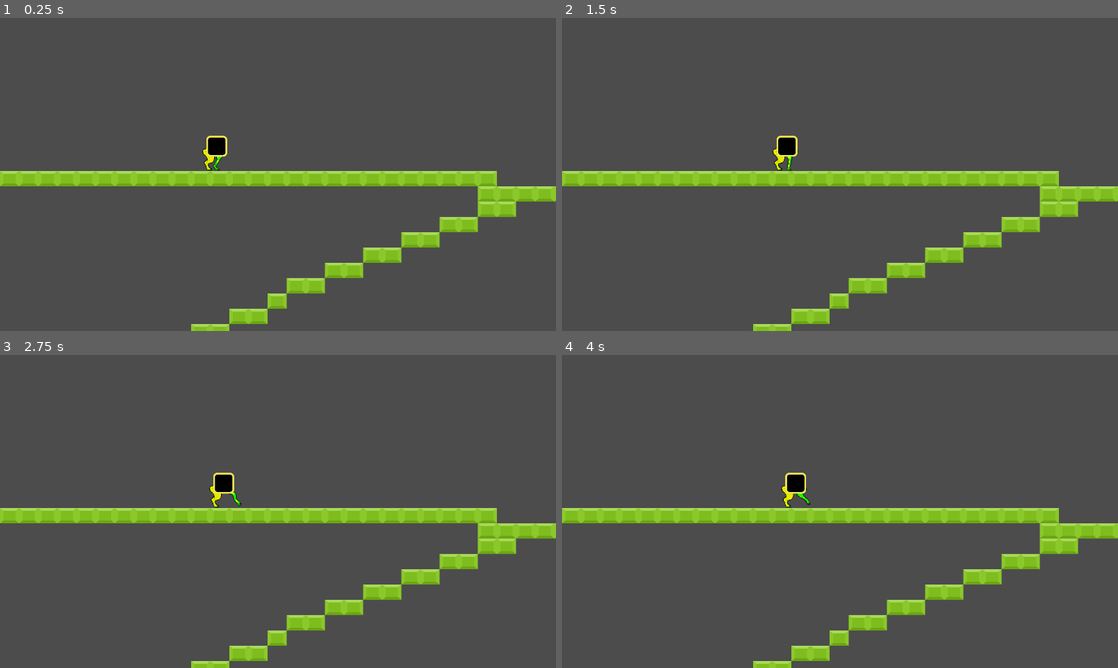
Above: before the commit, frames 1-4 (two rows, left to right).
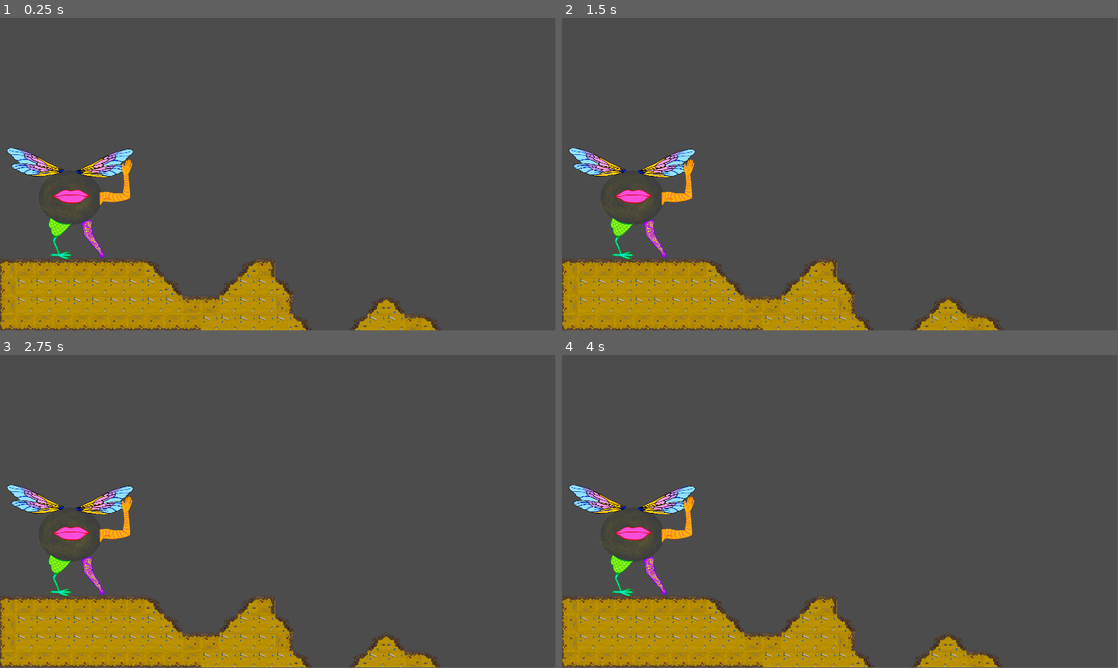
Above: after the commit, the same moments.

Repository: hadiasghari/calledearth-game
Game: Godot game, scene res://Main.tscn
Two runs of this game, one before a commit and one after it. Both use one fixed random seed, a clock stepped at 60 frames per second and the inputs below. Before the commit the project starts from res://levels/LevelTestH0.tscn.
Inputs:
- Up to frame 1 (0.25 s): no input
- Up to frame 2 (1.5 s): tap Enter at 0.5 s; hold Right (walk2_right) from 0.53 s (still down)
- Up to frame 3 (2.75 s): release Right (walk2_right) at 2.03 s; hold Left (walk2_left) from 2.03 s (still down)
- Up to frame 4 (4 s): release Left (walk2_left) at 2.78 s; hold Right (walk2_right) from 2.78 s (still down)
The window is 800x450 before the commit and 799x449 after it. Grey fills any space a smaller window leaves; there, only what the larger window draws over its background counts as a difference.

The runs differ from the first frame. In frame 1, 20% of the frame differs, in the area x 0-100%, y 37-100%; in frame 2, 20%; in frame 3, 20%; in frame 4, 20%.

Commit message:
scaled player & changed default scene

Diff:
--- a/Main.gd
+++ b/Main.gd
@@ -3,7 +3,7 @@
 func _ready():
 	# make sure level numbers are 2 digits ("01", etc.)
 	#var level_num = str(GameState.current_level).pad_zeros(2)
-	var level = "TestH0"
-	var path = 'res://levels/Level%s.tscn' % level_num
+	var level = "TestJ1"
+	var path = 'res://levels/Level%s.tscn' % level
 	var map = load(path).instance()
 	add_child(map)
--- a/levels/LevelTestJ1.tscn
+++ b/levels/LevelTestJ1.tscn
@@ -1,6 +1,7 @@
-[gd_scene load_steps=4 format=2]
+[gd_scene load_steps=5 format=2]
 
 [ext_resource path="res://assets/art/tile_set/tile_set.png" type="Texture" id=1]
+[ext_resource path="res://player/PlayerTestJ1.tscn" type="PackedScene" id=2]
 
 [sub_resource type="StreamTexture" id=1]
 flags = 4
@@ -232,8 +233,13 @@
 15/z_index = 0
 
 [node name="level" type="Node2D"]
+position = Vector2( -15.119, 577.044 )
 
 [node name="TileMap" type="TileMap" parent="."]
+position = Vector2( 1094.02, 190.652 )
 tile_set = SubResource( 2 )
 format = 1
 tile_data = PoolIntArray( -1, 0, 0, -65536, 0, 0, 131055, 1, 0, 131056, 2, 0, 131057, 2, 0, 131058, 2, 0, 131059, 2, 0, …(1005 unchanged characters)…
+
+[node name="player" parent="." instance=ExtResource( 2 )]
+position = Vector2( 258.636, 33.1288 )
--- a/player/PlayerTestJ1.tscn
+++ b/player/PlayerTestJ1.tscn
@@ -34,107 +34,107 @@
 
 [sub_resource type="AtlasTexture" id=4]
 flags = 4
+atlas = ExtResource( 1 )
+region = Rect2( 0, 0, 512, 512 )
+
+[sub_resource type="AtlasTexture" id=5]
+flags = 4
+atlas = ExtResource( 1 )
+region = Rect2( 512, 0, 512, 512 )
+
+[sub_resource type="AtlasTexture" id=6]
+flags = 4
+atlas = ExtResource( 1 )
+region = Rect2( 1024, 0, 512, 512 )
+
+[sub_resource type="AtlasTexture" id=7]
+flags = 4
+atlas = ExtResource( 1 )
+region = Rect2( 1536, 0, 512, 512 )
+
+[sub_resource type="AtlasTexture" id=8]
+flags = 4
+atlas = ExtResource( 1 )
+region = Rect2( 2048, 0, 512, 512 )
+
+[sub_resource type="AtlasTexture" id=9]
+flags = 4
+atlas = ExtResource( 1 )
+region = Rect2( 2560, 0, 512, 512 )
+
+[sub_resource type="AtlasTexture" id=10]
+flags = 4
+atlas = ExtResource( 1 )
+region = Rect2( 3072, 0, 512, 512 )
+
+[sub_resource type="AtlasTexture" id=11]
+flags = 4
+atlas = ExtResource( 1 )
+region = Rect2( 3584, 0, 512, 512 )
+
+[sub_resource type="AtlasTexture" id=12]
+flags = 4
+atlas = ExtResource( 1 )
+region = Rect2( 4096, 0, 512, 512 )
+
+[sub_resource type="AtlasTexture" id=13]
+flags = 4
 atlas = ExtResource( 10 )
 region = Rect2( 0, 0, 512, 512 )
 
-[sub_resource type="AtlasTexture" id=5]
+[sub_resource type="AtlasTexture" id=14]
 flags = 4
 atlas = ExtResource( 10 )
 region = Rect2( 512, 0, 512, 512 )
 
-[sub_resource type="AtlasTexture" id=6]
-flags = 4
-atlas = ExtResource( 1 )
-region = Rect2( 0, 0, 512, 512 )
-
-[sub_resource type="AtlasTexture" id=7]
-flags = 4
-atlas = ExtResource( 1 )
-region = Rect2( 512, 0, 512, 512 )
-
-[sub_resource type="AtlasTexture" id=8]
-flags = 4
-atlas = ExtResource( 1 )
-region = Rect2( 1024, 0, 512, 512 )
-
-[sub_resource type="AtlasTexture" id=9]
-flags = 4
-atlas = ExtResource( 1 )
-region = Rect2( 1536, 0, 512, 512 )
-
-[sub_resource type="AtlasTexture" id=10]
-flags = 4
-atlas = ExtResource( 1 )
+[sub_resource type="SpriteFrames" id=15]
+animations = [ {
+"frames": [ SubResource( 4 ), SubResource( 5 ), SubResource( 6 ), SubResource( 7 ), SubResource( 8 ), SubResource( 9 ), SubResource( 10 ), SubResource( 11 ), SubResource( 12 ) ],
+"loop": true,
+"name": "leg_left_walk",
+"speed": 5.0
+}, {
+"frames": [ SubResource( 13 ), SubResource( 14 ) ],
+"loop": true,
+"name": "leg_left_idle",
+"speed": 5.0
+} ]
+
+[sub_resource type="AtlasTexture" id=16]
+flags = 4
+atlas = ExtResource( 12 )
+region = Rect2( 1024, 0, 512, 512 )
+
+[sub_resource type="AtlasTexture" id=17]
+flags = 4
+atlas = ExtResource( 12 )
+region = Rect2( 1536, 0, 512, 512 )
+
+[sub_resource type="AtlasTexture" id=18]
+flags = 4
+atlas = ExtResource( 12 )
 region = Rect2( 2048, 0, 512, 512 )
 
-[sub_resource type="AtlasTexture" id=11]
-flags = 4
-atlas = ExtResource( 1 )
+[sub_resource type="AtlasTexture" id=19]
+flags = 4
+atlas = ExtResource( 12 )
 region = Rect2( 2560, 0, 512, 512 )
 
-[sub_resource type="AtlasTexture" id=12]
-flags = 4
-atlas = ExtResource( 1 )
+[sub_resource type="AtlasTexture" id=20]
+flags = 4
+atlas = ExtResource( 12 )
 region = Rect2( 3072, 0, 512, 512 )
 
-[sub_resource type="AtlasTexture" id=13]
-flags = 4
-atlas = ExtResource( 1 )
+[sub_resource type="AtlasTexture" id=21]
+flags = 4
+atlas = ExtResource( 12 )
 region = Rect2( 3584, 0, 512, 512 )
 
-[sub_resource type="AtlasTexture" id=14]
-flags = 4
-atlas = ExtResource( 1 )
+[sub_resource type="AtlasTexture" id=22]
+flags = 4
+atlas = ExtResource( 12 )
 region = Rect2( 4096, 0, 512, 512 )
 
-[sub_resource type="SpriteFrames" id=15]
-animations = [ {
-"frames": [ SubResource( 4 ), SubResource( 5 ) ],
-"loop": true,
-"name": "leg_left_idle",
-"speed": 5.0
-}, {
-"frames": [ SubResource( 6 ), SubResource( 7 ), SubResource( 8 ), SubResource( 9 ), SubResource( 10 ), SubResource( 11 ), SubResource( 12 ), SubResource( 13 ), SubResource( 14 ) ],
-"loop": true,
-"name": "leg_left_walk",
-"speed": 5.0
-} ]
-
-[sub_resource type="AtlasTexture" id=16]
-flags = 4
-atlas = ExtResource( 12 )
-region = Rect2( 1024, 0, 512, 512 )
-
-[sub_resource type="AtlasTexture" id=17]
-flags = 4
-atlas = ExtResource( 12 )
-region = Rect2( 1536, 0, 512, 512 )
-
-[sub_resource type="AtlasTexture" id=18]
-flags = 4
-atlas = ExtResource( 12 )
-region = Rect2( 2048, 0, 512, 512 )
-
-[sub_resource type="AtlasTexture" id=19]
-flags = 4
-atlas = ExtResource( 12 )
-region = Rect2( 2560, 0, 512, 512 )
-
-[sub_resource type="AtlasTexture" id=20]
-flags = 4
-atlas = ExtResource( 12 )
-region = Rect2( 3072, 0, 512, 512 )
-
-[sub_resource type="AtlasTexture" id=21]
-flags = 4
-atlas = ExtResource( 12 )
-region = Rect2( 3584, 0, 512, 512 )
-
-[sub_resource type="AtlasTexture" id=22]
-flags = 4
-atlas = ExtResource( 12 )
-region = Rect2( 4096, 0, 512, 512 )
-
 [sub_resource type="AtlasTexture" id=23]
 flags = 4
 atlas = ExtResource( 12 )
@@ -165,69 +165,6 @@
 "frames": [ SubResource( 25 ), SubResource( 26 ) ],
 "loop": true,
 "name": "leg_right_idle",
-"speed": 5.0
-} ]
-
-[sub_resource type="AtlasTexture" id=28]
-flags = 4
-atlas = ExtResource( 13 )
-region = Rect2( 0, 0, 512, 512 )
-
-[sub_resource type="AtlasTexture" id=29]
-flags = 4
-atlas = ExtResource( 13 )
-region = Rect2( 512, 0, 512, 512 )
-
-[sub_resource type="AtlasTexture" id=30]
-flags = 4
-atlas = ExtResource( 13 )
-region = Rect2( 1024, 0, 512, 512 )
-
-[sub_resource type="AtlasTexture" id=31]
-flags = 4
-atlas = ExtResource( 13 )
-region = Rect2( 1536, 0, 512, 512 )
-
-[sub_resource type="AtlasTexture" id=32]
-flags = 4
-atlas = ExtResource( 13 )
-region = Rect2( 2048, 0, 512, 512 )
-
-[sub_resource type="AtlasTexture" id=33]
-flags = 4
-atlas = ExtResource( 13 )
-region = Rect2( 1536, 0, 512, 512 )
-
-[sub_resource type="AtlasTexture" id=34]
-flags = 4
-atlas = ExtResource( 13 )
-region = Rect2( 1024, 0, 512, 512 )
-
-[sub_resource type="AtlasTexture" id=35]
-flags = 4
-atlas = ExtResource( 13 )
-region = Rect2( 512, 0, 512, 512 )
-
-[sub_resource type="AtlasTexture" id=36]
-flags = 4
-atlas = ExtResource( 4 )
-region = Rect2( 0, 0, 512, 512 )
-
-[sub_resource type="AtlasTexture" id=37]
-flags = 4
-atlas = ExtResource( 4 )
-region = Rect2( 512, 0, 512, 512 )
-
-[sub_resource type="SpriteFrames" id=38]
-animations = [ {
-"frames": [ SubResource( 28 ), SubResource( 29 ), SubResource( 30 ), SubResource( 31 ), SubResource( 32 ), SubResource( 33 ), SubResource( 34 ), SubResource( 35 ) ],
-"loop": true,
-"name": "wings_fly",
-"speed": 5.0
-}, {
-"frames": [ SubResource( 36 ), SubResource( 37 ) ],
-"loop": true,
-"name": "wings_idle",
 "speed": 5.0
 } ]
 
@@ -299,6 +236,69 @@
 "speed": 5.0
 } ]
 
+[sub_resource type="AtlasTexture" id=28]
+flags = 4
+atlas = ExtResource( 13 )
+region = Rect2( 0, 0, 512, 512 )
+
+[sub_resource type="AtlasTexture" id=29]
+flags = 4
+atlas = ExtResource( 13 )
+region = Rect2( 512, 0, 512, 512 )
+
+[sub_resource type="AtlasTexture" id=30]
+flags = 4
+atlas = ExtResource( 13 )
+region = Rect2( 1024, 0, 512, 512 )
+
+[sub_resource type="AtlasTexture" id=31]
+flags = 4
+atlas = ExtResource( 13 )
+region = Rect2( 1536, 0, 512, 512 )
+
+[sub_resource type="AtlasTexture" id=32]
+flags = 4
+atlas = ExtResource( 13 )
+region = Rect2( 2048, 0, 512, 512 )
+
+[sub_resource type="AtlasTexture" id=33]
+flags = 4
+atlas = ExtResource( 13 )
+region = Rect2( 1536, 0, 512, 512 )
+
+[sub_resource type="AtlasTexture" id=34]
+flags = 4
+atlas = ExtResource( 13 )
+region = Rect2( 1024, 0, 512, 512 )
+
+[sub_resource type="AtlasTexture" id=35]
+flags = 4
+atlas = ExtResource( 13 )
+region = Rect2( 512, 0, 512, 512 )
+
+[sub_resource type="AtlasTexture" id=36]
+flags = 4
+atlas = ExtResource( 4 )
+region = Rect2( 0, 0, 512, 512 )
+
+[sub_resource type="AtlasTexture" id=37]
+flags = 4
+atlas = ExtResource( 4 )
+region = Rect2( 512, 0, 512, 512 )
+
+[sub_resource type="SpriteFrames" id=38]
+animations = [ {
+"frames": [ SubResource( 28 ), SubResource( 29 ), SubResource( 30 ), SubResource( 31 ), SubResource( 32 ), SubResource( 33 ), SubResource( 34 ), SubResource( 35 ) ],
+"loop": true,
+"name": "wings_fly",
+"speed": 5.0
+}, {
+"frames": [ SubResource( 36 ), SubResource( 37 ) ],
+"loop": true,
+"name": "wings_idle",
+"speed": 5.0
+} ]
+
 [sub_resource type="AtlasTexture" id=49]
 flags = 4
 atlas = ExtResource( 9 )
@@ -350,40 +350,42 @@
 [node name="player" type="KinematicBody2D"]
 
 [node name="body" type="AnimatedSprite" parent="."]
+scale = Vector2( 0.5, 0.5 )
 frames = SubResource( 3 )
 frame = 1
 speed_scale = 0.5
 
 [node name="leg_L" type="AnimatedSprite" parent="."]
-position = Vector2( -57.292, 308.927 )
-scale = Vector2( 1.06582, 1.13603 )
+position = Vector2( -34.8428, 152.905 )
+scale = Vector2( 0.533, 0.568 )
 frames = SubResource( 15 )
 animation = "leg_left_walk"
 frame = 8
 
 [node name="leg_R" type="AnimatedSprite" parent="."]
-position = Vector2( 103.35, 293.2 )
-scale = Vector2( 0.719157, 0.749874 )
+position = Vector2( 57.0841, 151.77 )
+scale = Vector2( 0.36, 0.375 )
 frames = SubResource( 27 )
 animation = "leg_right_walk"
 frame = 1
 
+[node name="mouth" type="AnimatedSprite" parent="."]
+position = Vector2( 3.80614, 21.394 )
+scale = Vector2( 1.03, 0.91 )
+frames = SubResource( 48 )
+animation = "default_smile"
+speed_scale = 0.1
+
 [node name="wings" type="AnimatedSprite" parent="."]
-position = Vector2( 4.4936, -77.5126 )
-scale = Vector2( 1.98295, 1.56607 )
+position = Vector2( -2.24114, -41.5938 )
+scale = Vector2( 0.99, 0.78 )
 frames = SubResource( 38 )
 animation = "wings_fly"
 frame = 2
 
-[node name="mouth" type="AnimatedSprite" parent="."]
-position = Vector2( 0.561211, 41.5983 )
-scale = Vector2( 2.05588, 1.82805 )
-frames = SubResource( 48 )
-animation = "whistle"
-speed_scale = 0.1
-
 [node name="arm" type="AnimatedSprite" parent="."]
-position = Vector2( 357.726, -60.6621 )
+position = Vector2( 185.989, -29.2331 )
+scale = Vector2( 0.5, 0.5 )
 frames = SubResource( 56 )
 animation = "idle"
 frame = 1
--- a/project.godot
+++ b/project.godot
@@ -15,13 +15,13 @@
 [application]
 
 config/name="We Called It Earth"
-run/main_scene="res://levels/LevelTestH0.tscn"
+run/main_scene="res://Main.tscn"
 config/icon="res://icon.png"
 
 [display]
 
-window/size/width=1280
-window/size/height=720
+window/size/width=1920
+window/size/height=1080
 
 [input]
 
